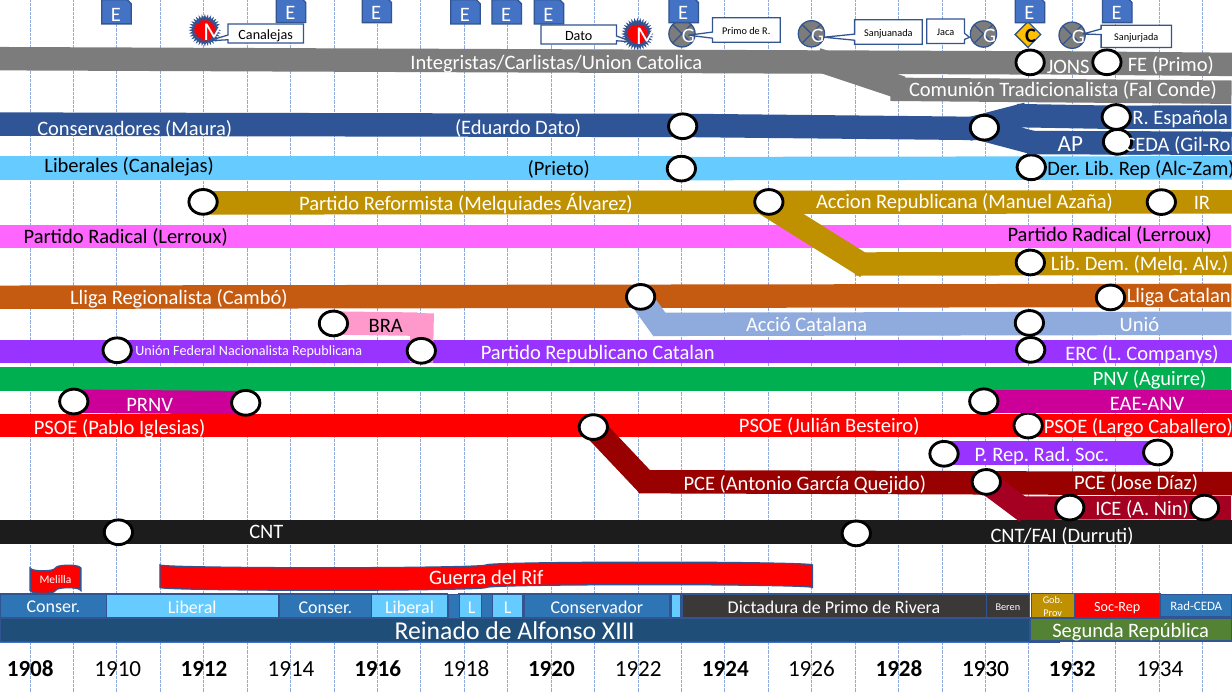
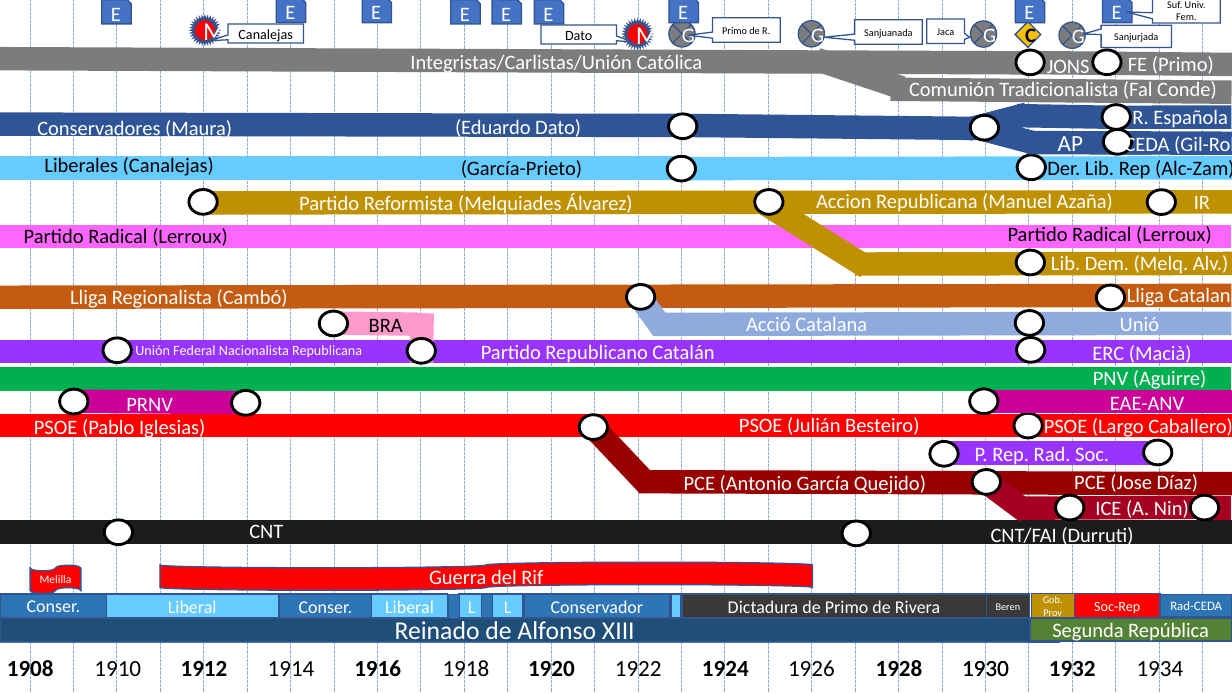
Before and after one commit to Alexggo/Spanish-History-Graph, a slide deck: slide 5 of Timeline.pptx. Drawn at 1232x693 pixels with LibreOffice and Linux fonts; fonts in the diff are those of the drawing. Boxes give left, top, right and bottom in pixels: in the first picture for what was removed or moved away, otherwise in the second. Text is boxed around its words. In the diff, an @@ line names an element or a change of style, - is before the commit and + after.

```diff
--- a/Timeline.pptx
+++ b/Timeline.pptx
@@ speech box added at bbox=[1153, 0, 1220, 22], fill #FFFFFF, outline #325491 1 pt, 8 pt, text #000000 @@
+Suf. Univ. Fem.
@@ text at bbox=[410, 55, 703, 74]: text changed @@
-Integristas/Carlistas/Union Catolica
+Integristas/Carlistas/Unión Católica
@@ text at bbox=[461, 160, 582, 181]: text changed @@
-(Prieto)
+(García-Prieto)
@@ text at bbox=[481, 344, 714, 365]: text changed @@
-Partido Republicano Catalan
+Partido Republicano Catalán
@@ text at bbox=[1092, 345, 1192, 366]: text changed @@
-ERC (L. Companys)
+ERC (Macià)
```
Also in this commit, not shown: 6 other slides changed, 8 other files.
